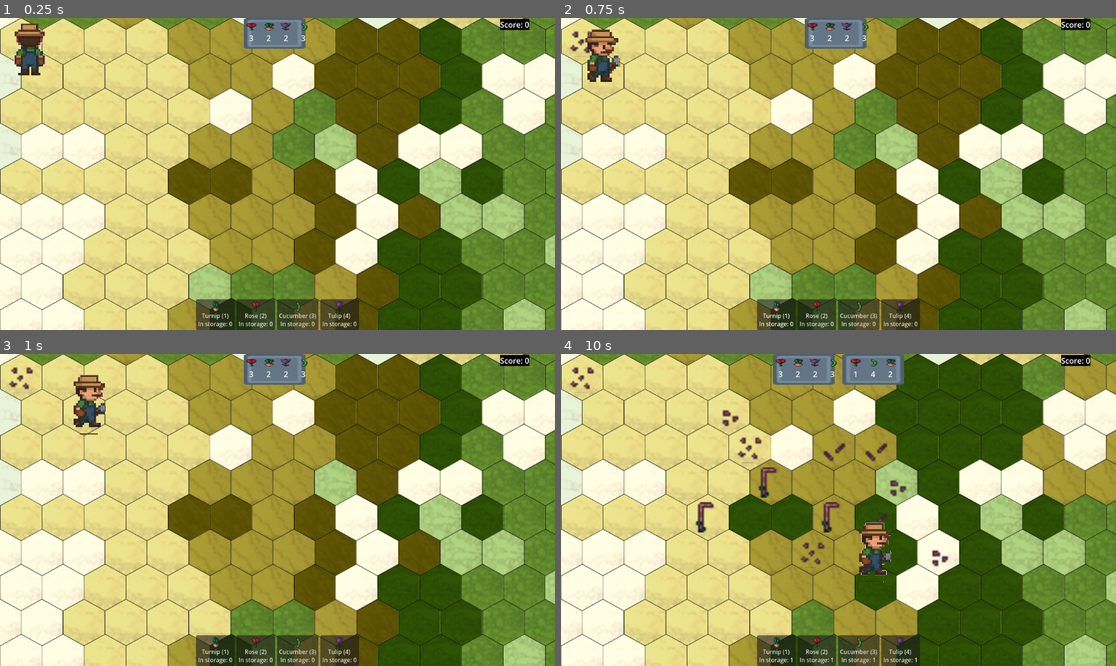
Above: before the commit, frames 1-4 (two rows, left to right).
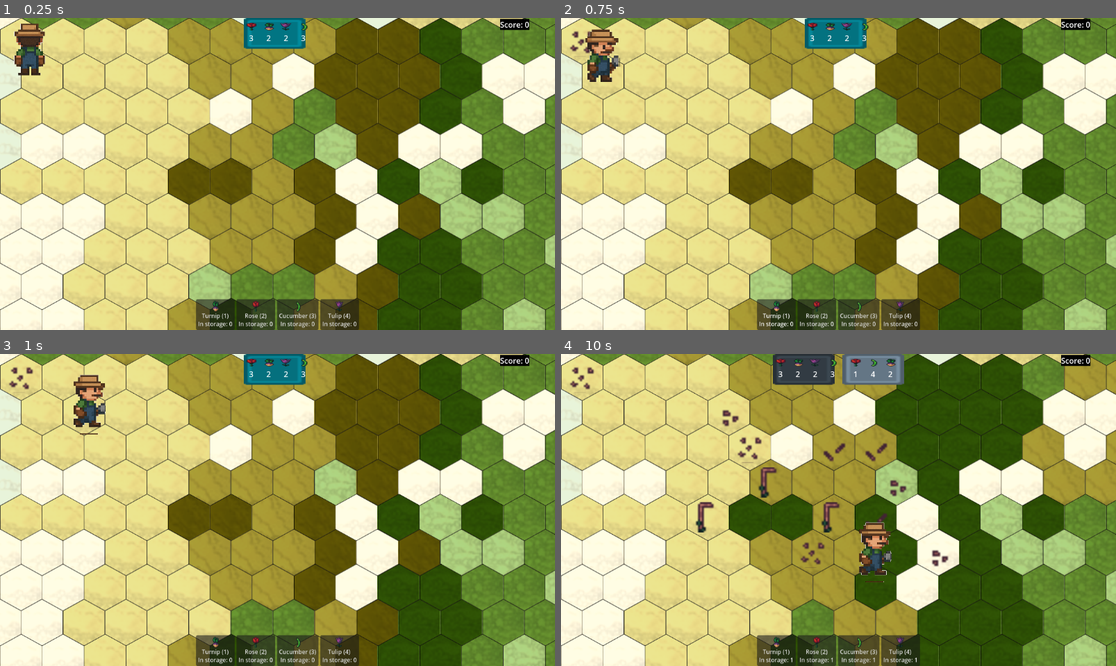
Above: after the commit, the same moments.

Repository: BlueDespero/slavicgamejam2025
Game: Godot game, scene res://main.tscn
Same seed, same stepped clock (60 frames per second), same inputs: the game is played once before the commit and once after it.
Inputs (mouse positions are in pixels of both pictures, inside the frame that each line leads up to):
- Up to frame 1 (0.25 s): no input
- Up to frame 2 (0.75 s): tap Enter at 0.5 s; move the mouse to (960, 158) at 0.52 s; tap 1 at 0.6 s; click (960, 158) at 0.67 s
- Up to frame 3 (1 s): no input
- Up to frame 4 (10 s): move the mouse to (727, 525) at 1.27 s; tap 2 at 1.35, 4.35, 7.35 s; click (727, 525) at 1.42 s; move the mouse to (894, 441) at 2.02 s; tap 3 at 2.1, 5.1, 8.1 s; click (894, 441) at 2.17 s; move the mouse to (810, 572) at 2.77 s; tap 4 at 2.85, 5.85, 8.85 s; click (810, 572) at 2.92 s; move the mouse to (1005, 556) at 3.52 s; tap 1 at 3.6, 6.6, 9.6 s; click (1005, 556) at 3.67 s; move the mouse to (672, 463) at 4.27 s; click (672, 463) at 4.42 s; move the mouse to (866, 510) at 5.02 s; click (866, 510) at 5.17 s; tap Space at 5.75 s; move the mouse to (755, 432) at 5.77 s; click (755, 432) at 5.92 s; move the mouse to (960, 494) at 6.52 s; click (960, 494) at 6.67 s; move the mouse to (727, 525) at 7.27 s; click (727, 525) at 7.42 s; move the mouse to (894, 441) at 8.02 s; click (894, 441) at 8.17 s; move the mouse to (810, 572) at 8.77 s; click (810, 572) at 8.92 s; move the mouse to (1005, 556) at 9.52 s; click (1005, 556) at 9.67 s

The runs differ from the first frame. In frame 1, 1.0% of the frame differs, in the area x 43-56%, y 0-10%; in frame 2, 1.0%; in frame 3, 1.0%; in frame 4, 1.0%.

Commit message:
Make orders redder when close to timeout

Diff:
--- a/GUI/order.gd
+++ b/GUI/order.gd
@@ -6,6 +6,10 @@
 
 func _ready() -> void:
 	generate_order()
+
+func _process(delta: float) -> void:
+	var red_shade = 1 - $OrderTimeout.time_left / $OrderTimeout.wait_time
+	$Background.modulate = Color(red_shade, 1 - red_shade, 1 - red_shade)
 
 func order_fulfilled(storage: Dictionary)->Array:
 	for ingredient in order_details.keys():
@@ -54,3 +58,9 @@
 		cell_size
 	)
 	return atlas_texture
+
+
+func _on_order_timeout_timeout() -> void:
+	# TODO dynamic scoring * discount
+	EventBus.change_score.emit(-100)
+	queue_free()
--- a/GUI/order.tscn
+++ b/GUI/order.tscn
@@ -11,8 +11,12 @@
 ingredient_instance = ExtResource("3_rpiss")
 
 [node name="OrderTimeout" type="Timer" parent="."]
+wait_time = 20.0
+autostart = true
 
-[node name="Sprite2D" type="Sprite2D" parent="."]
+[node name="Background" type="Sprite2D" parent="."]
 position = Vector2(64, 32)
 scale = Vector2(4, 2)
 texture = ExtResource("2_mlqiw")
+
+[connection signal="timeout" from="OrderTimeout" to="." method="_on_order_timeout_timeout"]
